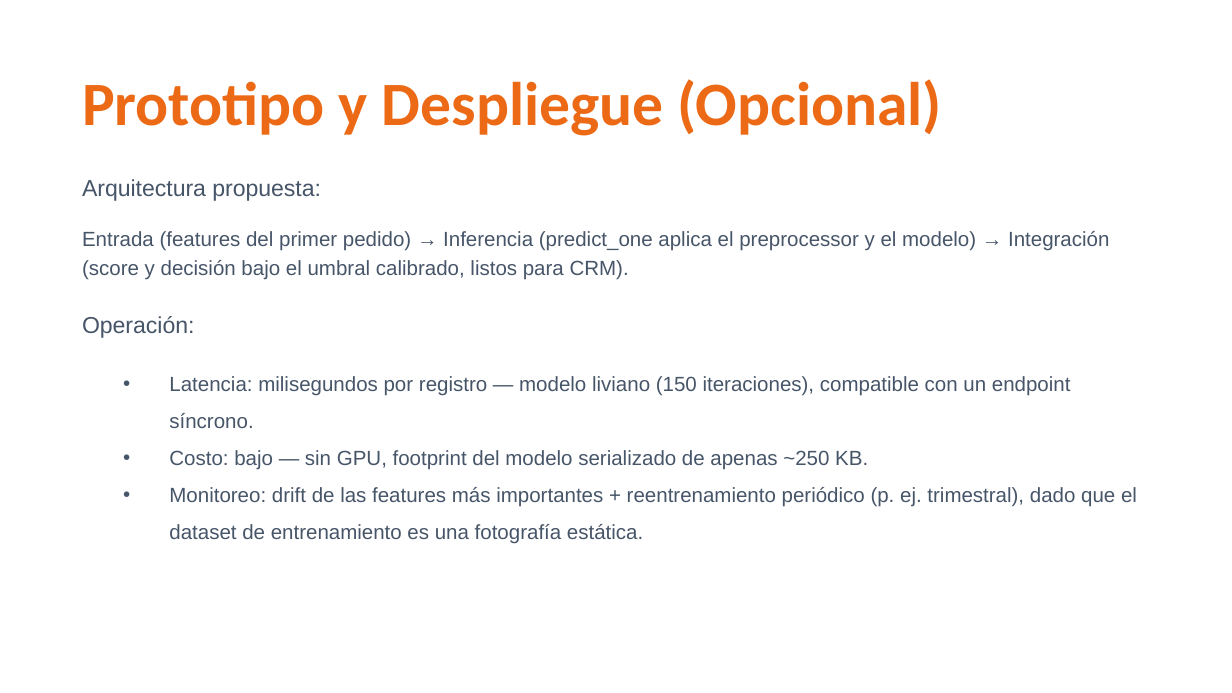
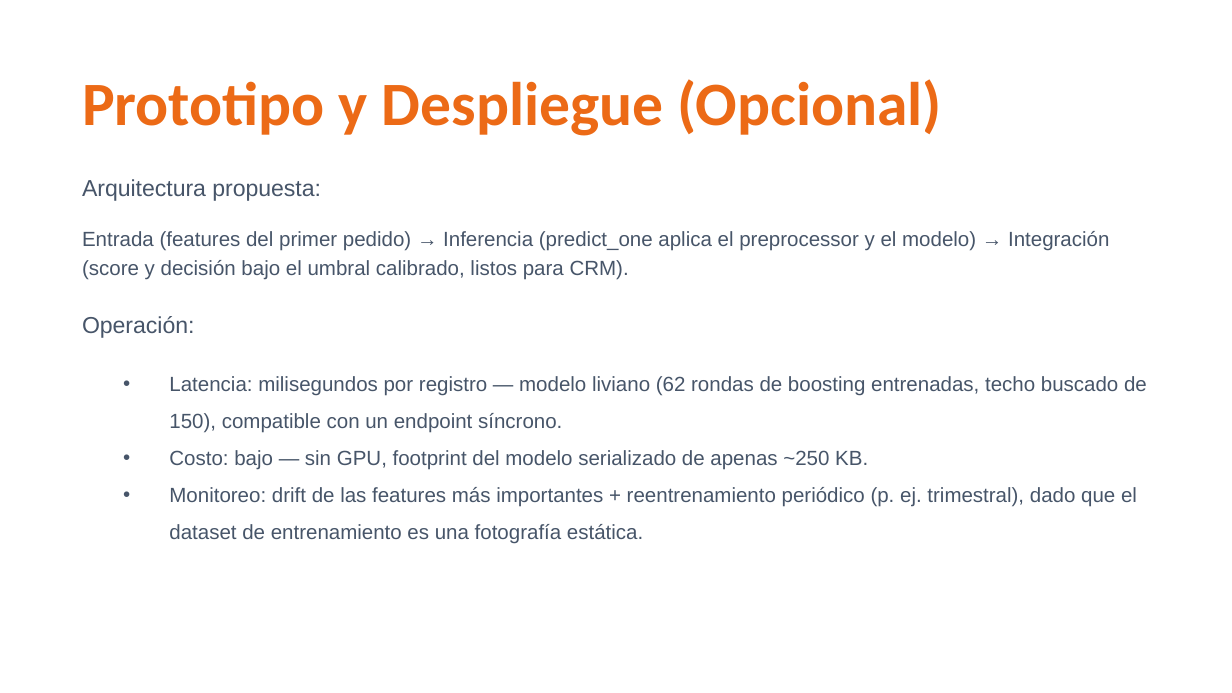
Before and after one commit to alexanderbaidal/ucg-olist-repeat-purchase-prediction, a slide deck: slide 18 of docs/Defensa_ShopMart_Olist.pptx. Drawn at 1232x693 pixels with LibreOffice and Linux fonts; fonts in the diff are those of the drawing; background and template pictures are left out. Boxes give left, top, right and bottom in pixels: in the first picture for what was removed or moved away, otherwise in the second. Text is boxed around its words. In the diff, an @@ line names an element or a change of style, - is before the commit and + after.

```diff
--- a/docs/Defensa_ShopMart_Olist.pptx
+++ b/docs/Defensa_ShopMart_Olist.pptx
@@ text at (169,376,1147,433): text changed @@
-• Latencia: milisegundos por registro — modelo liviano (150 iteraciones), compatible con un endpoint síncrono.
+• Latencia: milisegundos por registro — modelo liviano (62 rondas de boosting entrenadas, techo buscado de 150), compatible con un endpoint síncrono.
```
Also in this commit, not shown: 2 other slides changed, 14 other files.
